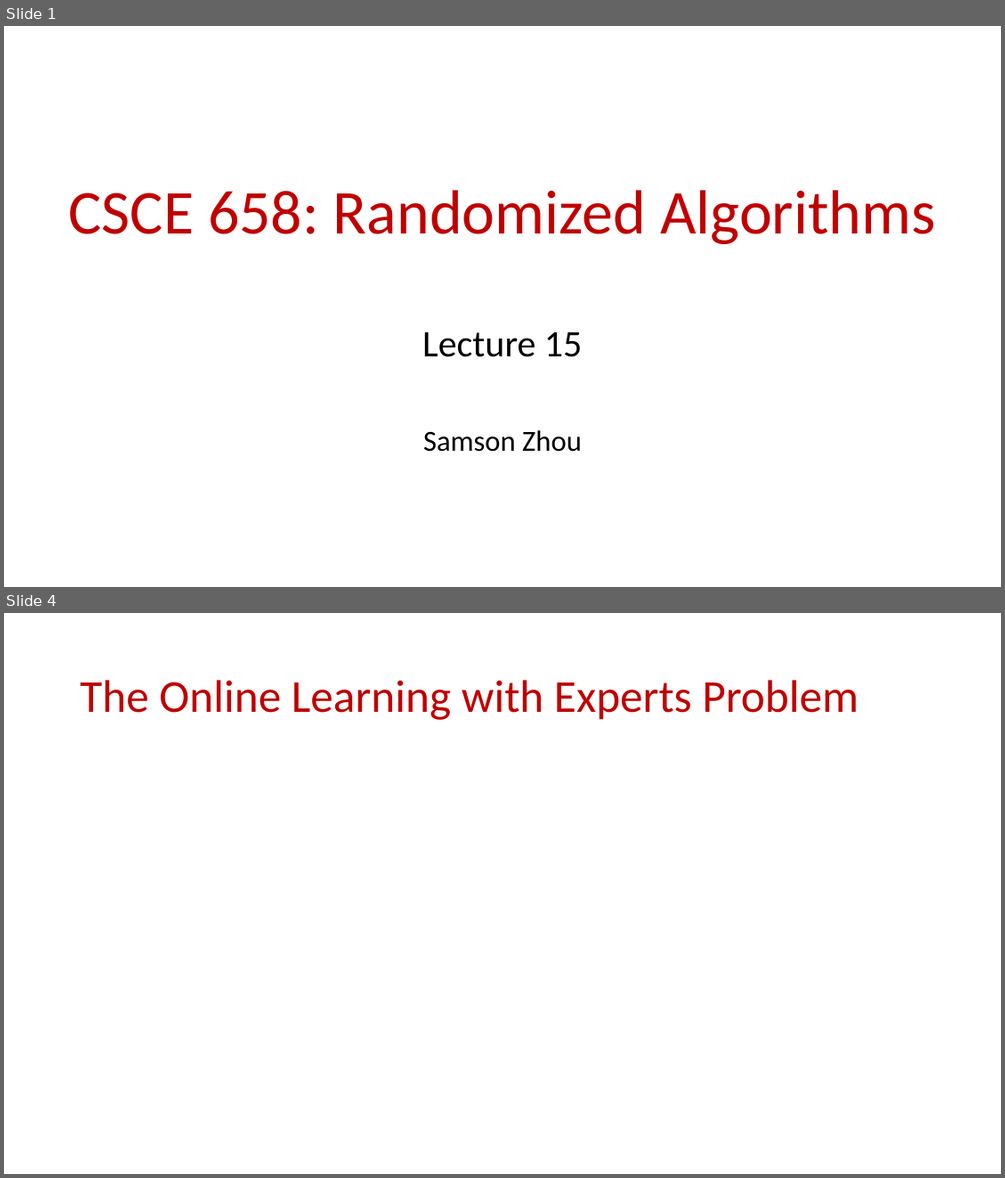
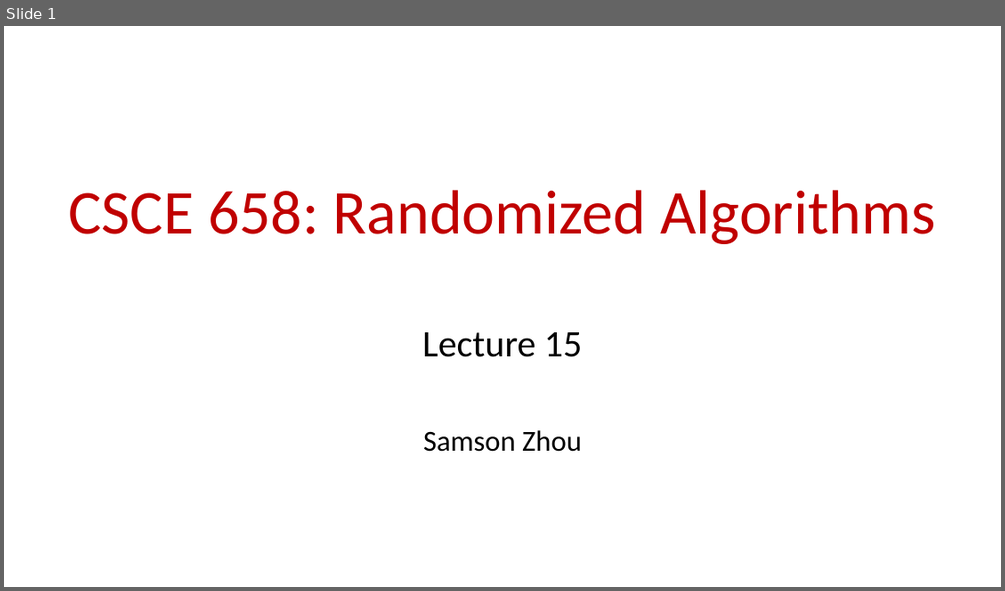
Before and after one commit to samsonzhou/samsonzhou.github.io, a slide deck: CSCE658-S24/L16.pptx. Shown one above the other, each under a label of ours: slides 1 and 4 before the commit, slide 1 after it; the slides between them are not shown. The pictures are 1005x1178 and 1005x591 pixels, drawn with LibreOffice and Linux fonts; fonts in the diff are those of the drawing; grey boxes stand for pictures. Boxes give left, top, right and bottom in pixels: in the first picture for what was removed or moved away, otherwise in the second. Text is boxed around its words. In the diff, an @@ line names an element or a change of style, - is before the commit and + after.

```diff
--- a/CSCE658-S24/L16.pptx
+++ b/CSCE658-S24/L16.pptx
@@ slide 4 removed at <box>4,613,1001,1174</box>, background #FFFFFF @@
@@ title removed at <box>80,680,858,720</box> @@
-The Online Learning with Experts Problem
```
Also in this commit, not shown: 1 slide added, 33 other slides removed, 2 other files.
